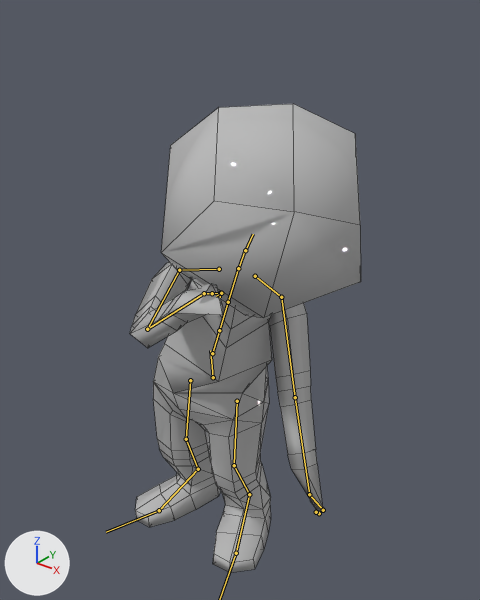
Before and after pictures for a commit that changed the FBX model Assets/CrowdMatch/Models/Block_LegSpinning.fbx.
One viewpoint serves both versions: a 50 mm lens placed at (1.64, -1.85, 2.35), pointed at (0.09, 0.08, 1.15). The axes (+X, +Y, +Z) are drawn at lower left. The lights are the same throughout. The first picture is the older version. Both versions are drawn at frame 26 of the action 'Take 001'; the numbers are the values there. The bones that bend it are drawn over the model as lines. Mesh edges are drawn as thin lines.

In view in the first picture: 'Body', 'Leg'.
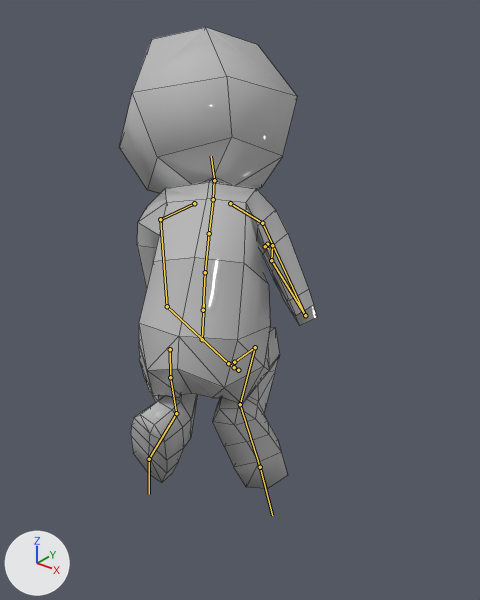
Boxes [x1, y1, x2, y2] around the edits, measured in the pictures (480 x 600 px):
'Body', posed (14% narrower, 11% shorter): before [130, 104, 361, 510]; after [119, 27, 317, 388]
'Leg', posed: before [135, 381, 271, 573]; after [131, 327, 288, 488]
bone 'mixamorig:Hips', root to tip: before (213, 377) to (210, 350); after (202, 339) to (204, 304)
bone 'mixamorig:Spine', root to tip: before (212, 353) to (219, 330); after (203, 310) to (205, 272)
bone 'mixamorig:Spine1', root to tip: before (219, 330) to (228, 302); after (205, 272) to (209, 233)
bone 'mixamorig:Spine2', root to tip: before (228, 302) to (238, 269); after (209, 233) to (213, 200)
bone 'mixamorig:Neck', root to tip: before (238, 268) to (245, 249); after (213, 199) to (214, 179)
bone 'mixamorig:Head', root to tip: before (245, 250) to (253, 234); after (214, 180) to (211, 156)
bone 'mixamorig:LeftShoulder', root to tip: before (255, 276) to (281, 297); after (194, 203) to (160, 219)
bone 'mixamorig:LeftArm', root to tip: before (281, 297) to (295, 397); after (160, 219) to (167, 306)
bone 'mixamorig:LeftForeArm', root to tip: before (295, 397) to (309, 494); after (167, 306) to (228, 363)
bone 'mixamorig:LeftHand', root to tip: before (309, 494) to (323, 510); after (228, 363) to (234, 367)
bone 'mixamorig:RightShoulder', root to tip: before (219, 269) to (179, 270); after (230, 203) to (262, 223)
bone 'mixamorig:RightArm', root to tip: before (179, 270) to (147, 329); after (262, 223) to (305, 315)
bone 'mixamorig:RightForeArm', root to tip: before (147, 329) to (204, 293); after (305, 315) to (271, 260)
bone 'mixamorig:RightHand', root to tip: before (204, 293) to (212, 293); after (271, 260) to (272, 245)
bone 'mixamorig:LeftUpLeg', root to tip: before (237, 401) to (234, 464); after (170, 349) to (170, 377)
bone 'mixamorig:LeftLeg', root to tip: before (234, 465) to (249, 494); after (170, 377) to (176, 413)
bone 'mixamorig:LeftFoot', root to tip: before (249, 494) to (236, 553); after (176, 413) to (149, 459)
bone 'mixamorig:RightUpLeg', root to tip: before (190, 380) to (186, 439); after (234, 362) to (255, 347)
bone 'mixamorig:RightLeg', root to tip: before (186, 439) to (198, 469); after (255, 347) to (240, 404)
bone 'mixamorig:RightFoot', root to tip: before (198, 469) to (159, 510); after (240, 404) to (260, 467)
bone 'mixamorig:RightToeBase', root to tip: before (159, 510) to (106, 532); after (260, 467) to (272, 515)

What the commit changed:
Bone 'mixamorig:Hips' (bone_mixamorig_hips) moves from (0.0, -1.1, -4.2) to (14.1, 32.4, 17.5).
Bone 'mixamorig:Hips' (bone_mixamorig_hips) turns from (3, 0, 1) to (12, -162, 0) degrees about its own x, y and z.
Bone 'mixamorig:Spine' (bone_mixamorig_spine) turns from (4, 43, -17) to (18, 3, -5) degrees about its own x, y and z.
Bone 'mixamorig:Spine1' (bone_mixamorig_spine1) turns from (1, -1, 0) to (18, 7, -2) degrees about its own x, y and z.
Bone 'mixamorig:Spine2' (bone_mixamorig_spine2) turns from (1, -2, 0) to (18, 6, -3) degrees about its own x, y and z.
Bone 'mixamorig:Neck' (bone_mixamorig_neck) turns from (3, -3, -1) to (-8, 0, -1) degrees about its own x, y and z.
Bone 'mixamorig:Head' (bone_mixamorig_head) turns from (10, 7, 1) to (-23, 16, -16) degrees about its own x, y and z.
Bone 'mixamorig:LeftShoulder' (bone_mixamorig_leftshoulder) turns from (14, 2, 2) to (14, 3, 5) degrees about its own x, y and z.
Bone 'mixamorig:LeftArm' (bone_mixamorig_leftarm) turns from (32, -12, 49) to (20, 16, 84) degrees about its own x, y and z.
Bone 'mixamorig:LeftForeArm' (bone_mixamorig_leftforearm) turns from (0, 0, 0) to (5, -3, 42) degrees about its own x, y and z.
Bone 'mixamorig:LeftHand' (bone_mixamorig_lefthand) turns from (-21, -38, -18) to (-66, -39, 30) degrees about its own x, y and z.
Bone 'mixamorig:RightShoulder' (bone_mixamorig_rightshoulder) turns from (-2, 0, -1) to (12, -4, -13) degrees about its own x, y and z.
Bone 'mixamorig:RightArm' (bone_mixamorig_rightarm) turns from (-16, 66, -92) to (43, 41, -4) degrees about its own x, y and z.
Bone 'mixamorig:RightForeArm' (bone_mixamorig_rightforearm) turns from (5, 5, -66) to (2, 9, -128) degrees about its own x, y and z.
Bone 'mixamorig:RightHand' (bone_mixamorig_righthand) turns from (-2, 50, 20) to (-28, 24, -28) degrees about its own x, y and z.
Bone 'mixamorig:LeftUpLeg' (bone_mixamorig_leftupleg) turns from (8, -8, -1) to (52, -30, -9) degrees about its own x, y and z.
Bone 'mixamorig:LeftLeg' (bone_mixamorig_leftleg) turns from (-21, -3, 8) to (-117, 3, 6) degrees about its own x, y and z.
Bone 'mixamorig:LeftFoot' (bone_mixamorig_leftfoot) turns from (17, -10, -3) to (36, 35, 40) degrees about its own x, y and z.
Bone 'mixamorig:LeftToeBase' (bone_mixamorig_lefttoebase) turns from (0, 0, 0) to (-8, 1, -11) degrees about its own x, y and z.
Bone 'mixamorig:RightUpLeg' (bone_mixamorig_rightupleg) turns from (6, 13, -1) to (80, -3, 5) degrees about its own x, y and z.
Bone 'mixamorig:RightLeg' (bone_mixamorig_rightleg) turns from (-13, -2, -4) to (-94, 1, -5) degrees about its own x, y and z.
Bone 'mixamorig:RightFoot' (bone_mixamorig_rightfoot) turns from (11, 10, 7) to (-50, -28, -12) degrees about its own x, y and z.
Bone 'mixamorig:RightToeBase' (bone_mixamorig_righttoebase) turns from (0, 0, 0) to (-6, -9, 16) degrees about its own x, y and z.
